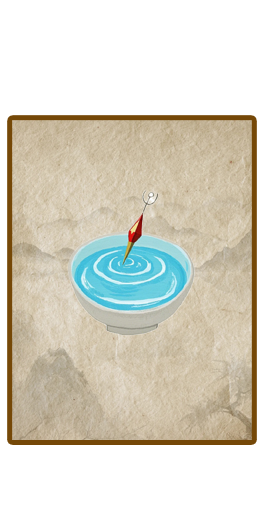
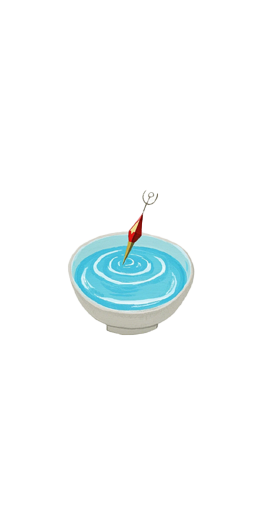
Layered file, before and after one edit (w=264, h=525). Changes by layer:
hid "图层 1" over 12, 120, 252, 440
